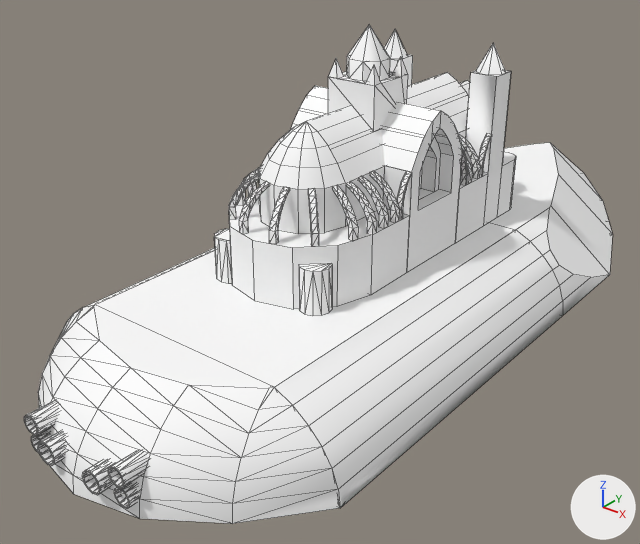
Renders of the FBX model Assets/World objects/Ships_raw/mil - demi battleship.fbx from each side of a commit.
One viewpoint serves both versions: a camera (50 mm lens) standing at (16.4, -26.2, 12.5) and looking at (-1.6, -3.7, -1.5). Arrows for +X, +Y and +Z are at lower right; the lights stay in place. Mesh edges are drawn as thin lines. Vertices at the same position are counted once.

The older version as bpy lines, for what is in view:
```python
me_id207 = bpy.data.meshes.new('ID207')
me_id207.from_pydata(...)  # 1380 vertices, 1970 faces; spans x -5.7..5.7, y -16.0..15.9, z -2.8..7.4
me_id207.materials.append(mat_material)  # white #ffffff
ob_instance_11 = bpy.data.objects.new('instance_11', me_id207)
ob_instance_11.location = (0.0, 0.0, 0.0)
```
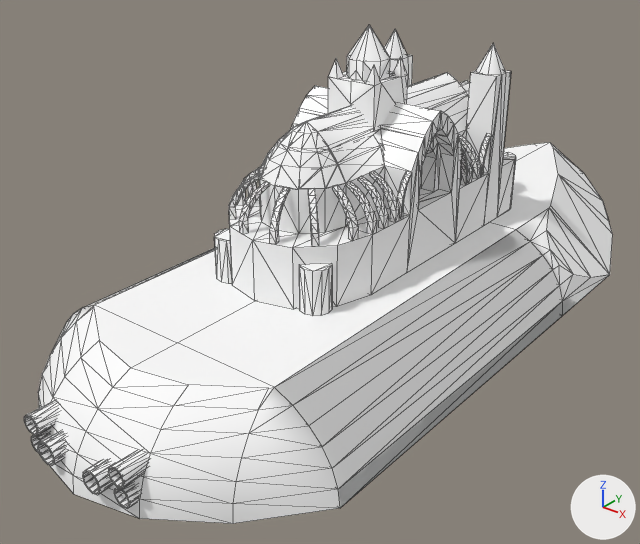
Location of each change, [x1, y1, x2, y2] in pixels of the pictures (640 x 544 px):
part 1 of me_id207, built on
    before: [259, 121, 346, 190]
    after: [291, 26, 469, 183]
part 2 of me_id207, built on
    before: [111, 468, 124, 488]
    after: [109, 468, 124, 488]
'instance_23', unchanged, uncovered by the edit
    after: [274, 121, 346, 190]

The change, as a diff of the scene's bpy script:
```diff
--- a/Assets/World objects/Ships_raw/mil - demi battleship.fbx.py
+++ b/Assets/World objects/Ships_raw/mil - demi battleship.fbx.py
@@ me_id207 @@
 # used by ob_instance_11; location = (0.0, 0.0, 0.0)
-me_id207.from_pydata(...)  # 1380 vertices, 1970 faces; spans x -5.7..5.7, y -16.0..15.9, z -2.8..7.4
+me_id207.from_pydata(...)  # 1492 vertices, 2585 faces; spans x -5.7..5.7, y -16.0..15.9, z -2.8..7.4
+# me_id207 part 1: 15 vertices removed from x -1.0..1.0, y -7.5..-6.5, z 4.0..4.8; 114 vertices added at x -2.0..2.0, y -6.5..3.2, z -2.8..6.4
+# me_id207 part 2: 4 vertices moved within x 1.6..1.9, y -15.8..-14.9, z -1.6..-1.3; 13 vertices added at x 0.0, y -12.0, z -2.8..0.0
 me_id207.materials.append(mat_material)
```
